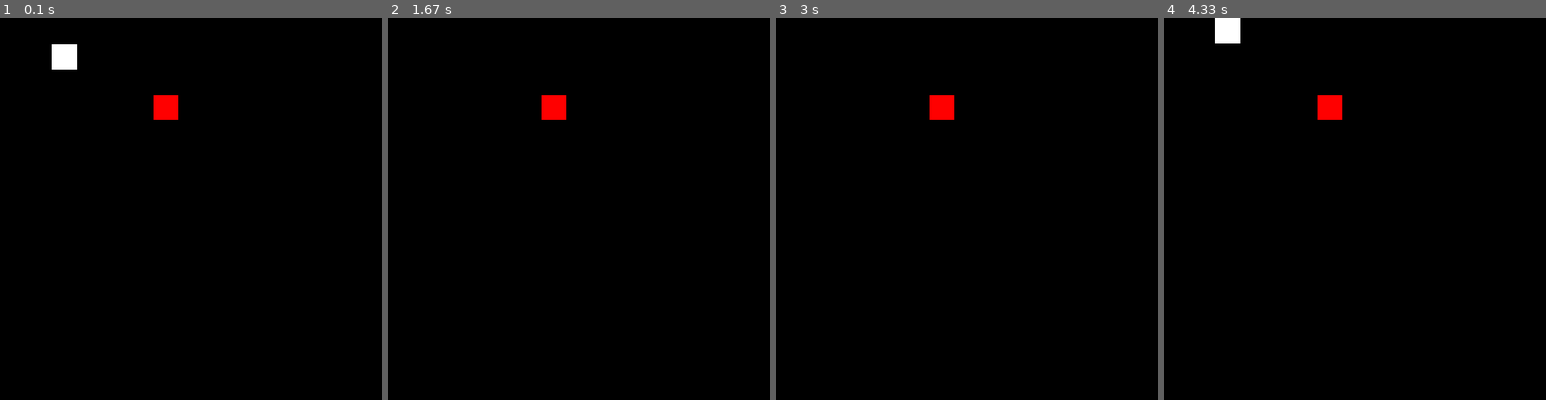
Above: before the commit, frames 1-4 (left to right).
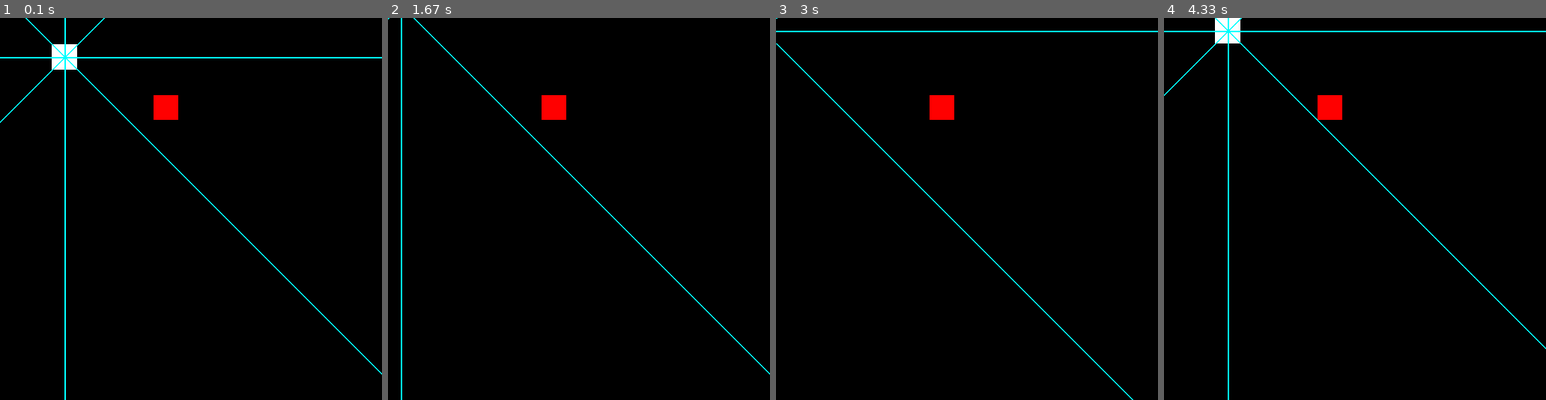
Above: after the commit, the same moments.

Repository: ElijahDoyle/NEAT-snake
Game: pygame game, started from main.py
Same seed, same stepped clock (60 frames per second), same inputs: the game is played once before the commit and once after it.
Inputs:
- Up to frame 1 (0.1 s): no input
- Up to frame 2 (1.67 s): hold Right 0.33-0.8 s; hold Up 0.83-1.13 s; tap Space at 0.9 s
- Up to frame 3 (3 s): hold Left 1.67-2.2 s; tap Space at 1.73, 2.03, 2.85 s; hold Left from 2.78 s (still down)
- Up to frame 4 (4.33 s): release Left at 3.3 s; hold Up 3.33-4.05 s; tap Space at 3.4, 4.15 s; hold Right from 4.08 s (still down)

The runs differ from the first frame. In frame 1, 1.3% of the frame differs, in the area x 0-100%, y 0-100%; in frame 2, 0.8%; in frame 3, 0.8%; in frame 4, 1.2%.

Commit message:
the snake can actually tell where the apple and body pieces are

Diff:
--- a/SnakeNN.py
+++ b/SnakeNN.py
@@ -38,7 +38,7 @@
         snakeList.append(Snake([35, 35], (255, 255, 255), width // rows))
 
     pygame.init()
-    fps = 40
+    fps = 20
     clock = pygame.time.Clock()
 
 
@@ -61,7 +61,7 @@
         for i, snake in enumerate(snakeList):
 
             if snake.body[0].pos == snacks[i].pos:
-                ge[i].fitness += 10
+                ge[i].fitness += 5
                 snake.addCube()
                 newSnack = Cube(randomSnack(rows, snake, width // rows), 0, 0, width // rows - 1, color=(255, 0, 0), layer=i)
                 snacks[i] = newSnack
@@ -92,17 +92,16 @@
                 snacks.pop(i)
                # print(str(i) + "has died")
 
-            elif len(snake.body) < (timefromBirth/1000)/4 and not dead:
-                ge[i].fitness -= 2
+            elif len(snake.body) < (timefromBirth/1000)/7 and not dead:
+                ge[i].fitness -= 3
                 ge.pop(i)
                 nets.pop(i)
                 snakeList.pop(i)
                 snacks.pop(i)
-                print(str(i) + "has died")
                 dead = True
             else:
 
-                ge[i].fitness += .05
+                ge[i].fitness += .01
         bestSnake = 0
 
 
@@ -113,6 +112,8 @@
             bestSnake = fitnessess.index(max(fitnessess))
             snakeList[bestSnake].draw(screen)
             snacks[bestSnake].draw(screen)
+            bestVision = snakeSenses(snakeList[bestSnake], snacks[bestSnake], width, width // rows, screen)
+            bestVision.snakeVision()
         else:
             running = False
         pygame.display.update()
@@ -128,7 +129,7 @@
     stats = neat.StatisticsReporter()
     popu.add_reporter(stats)
     popu.add_reporter(neat.StdOutReporter(True))
-    winner = popu.run(eval_genomes, 50)
+    winner = popu.run(eval_genomes, 100)
 
 if __name__ == '__main__':
     local_dir = os.path.dirname(__file__)
--- a/main.py
+++ b/main.py
@@ -14,7 +14,7 @@
 player = Snake([69, 35], (255, 255, 255), width // rows)
 snack = Cube(randomSnack(rows, player, width // rows), 0, 0, width // rows - 1, color=(255, 0, 0))
 screen = pygame.display.set_mode((width, height))
-senses = snakeSenses(player, snack, width, width // rows, screen)
+
 
 running = True
 while running:
@@ -27,10 +27,10 @@
     snack.draw(screen)
     player.move()
     player.draw(screen)
+    senses = snakeSenses(player, snack, width, width // rows, screen)
     senses.snakeVision()
-    #senses.drawVision()
+    senses.drawVision()
     pygame.display.update()
-    print(len(player.body))
     for x in range(len(player.body)):
         if player.body[x].pos in list(map(lambda z: z.pos, player.body[x + 1:])):
             print('Score: ', len(player.body))
--- a/snakeSense.py
+++ b/snakeSense.py
@@ -54,14 +54,16 @@
 
                 currentPos[0] += intervalxDist
                 currentPos[1] += intervalyDist
-                if currentPos == self.snack.pos:
+
+                if currentPos == list(self.snack.pos):
                     snackDetected = True
+                    print("snack!!")
                     sdist = self.distanceBetween(currentPos, self.snack.pos)
                     sdist = sdist // self.interval
                     self.distancesToSnack.append(sdist)
                 for bodyPiece in self.snake.body:
                     if not bodyDetected:
-                        if currentPos == bodyPiece.pos:
+                        if currentPos == list(bodyPiece.pos):
                             bodyDetected = True
                             dist = self.distanceBetween(currentPos, bodyPiece.pos)
                             dist = dist // self.interval
@@ -82,7 +84,7 @@
                 self.distancesToSnack.append(sndist)
             if not bodyDetected:
                 bdDist = 0
-                self.distancesToSnack.append(bdDist)
+                self.distancesToSelf.append(bdDist)
         if self.snake.dirnx == 1:
             right = 1
         else:
@@ -99,8 +101,9 @@
             down = 1
         else:
             down = 0
-        inputs = self.distancesToWall + self.distancesToSelf + self.distancesToSnack + [right, left, up, down]
+        inputs = self.distancesToWall + self.distancesToSelf + self.distancesToSnack
         inputs = tuple(inputs)
+
         return inputs
 
     def drawVision(self):
Not shown, changed: Config-HW
